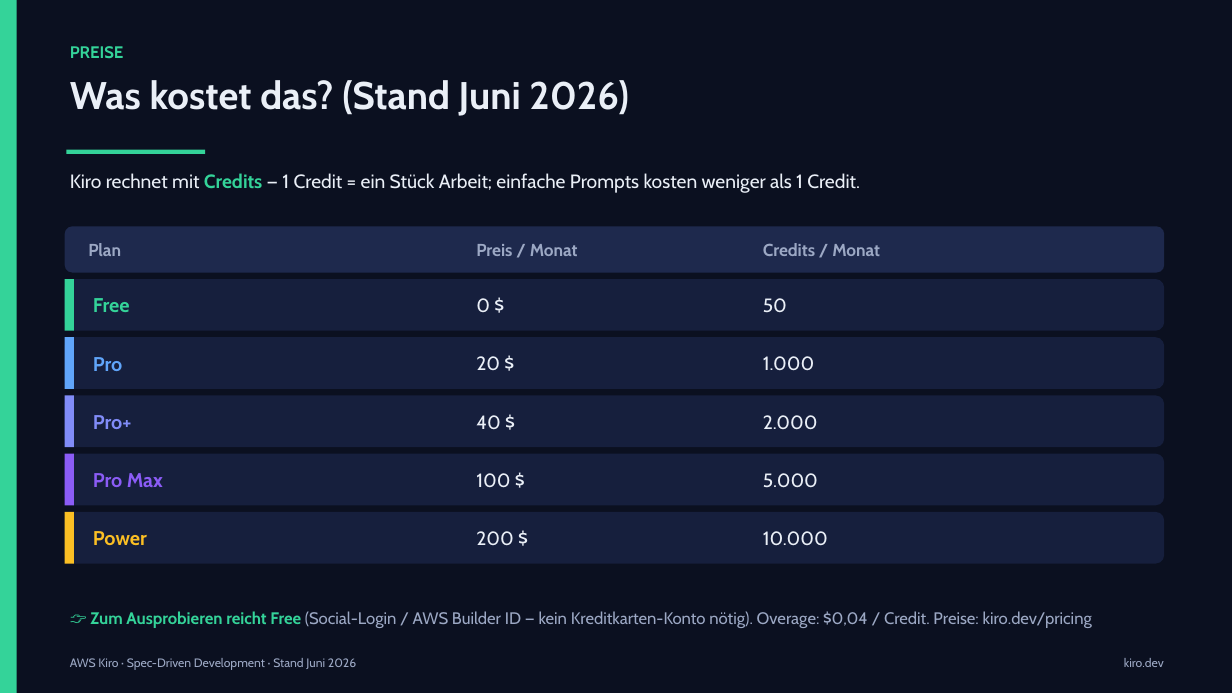
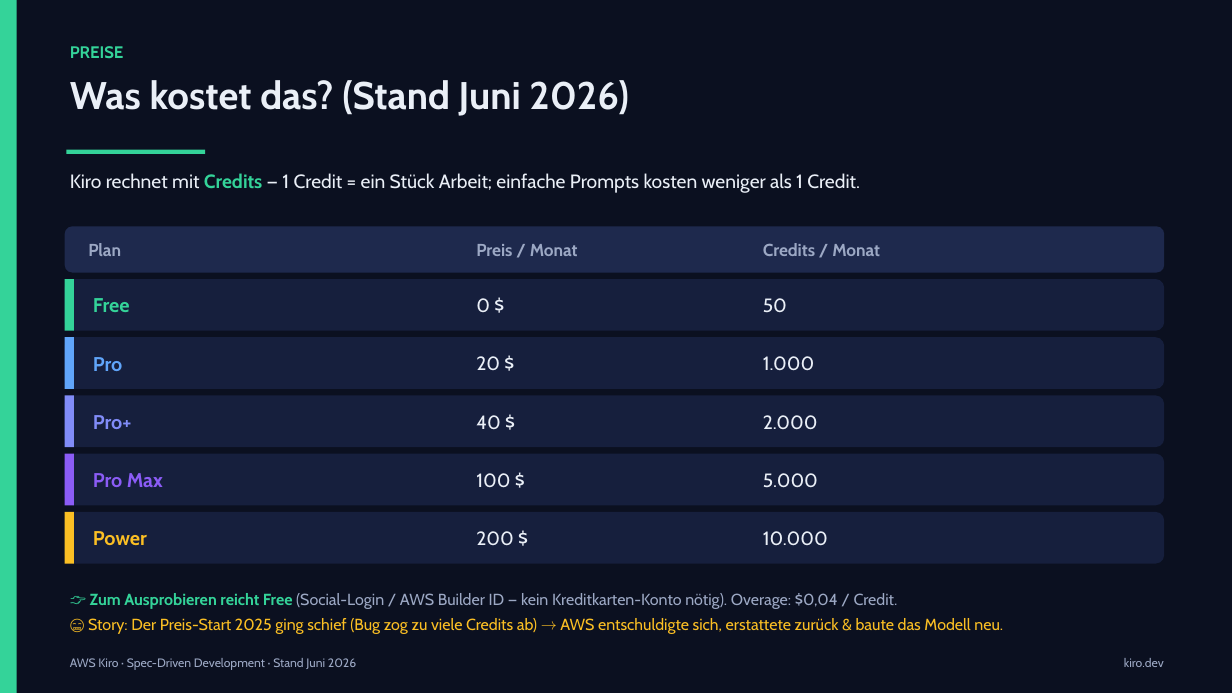
Before and after one commit to ANcpLua/Optional-Home-Exercise-Tools-Corner, a slide deck: slide 8 of Kiro_IDE_Orchestrator_2026_Jugend.pptx. Drawn at 1232x693 pixels with LibreOffice and Linux fonts; fonts in the diff are those of the drawing. Boxes give left, top, right and bottom in pixels: in the first picture for what was removed or moved away, otherwise in the second. Text is boxed around its words. In the diff, an @@ line names an element or a change of style, - is before the commit and + after.

```diff
--- a/Kiro_IDE_Orchestrator_2026_Jugend.pptx
+++ b/Kiro_IDE_Orchestrator_2026_Jugend.pptx
@@ text at [88,593,1003,634]: text changed; size 13 to 12.5 pt; text colour #9CA8C4 to #FBBF24 @@
-👉 Zum Ausprobieren reicht Free (Social-Login / AWS Builder ID — kein Kreditkarten-Konto nötig). Overage: $0,04 / Credit. Preise: kiro.dev/pricing
+👉 Zum Ausprobieren reicht Free (Social-Login / AWS Builder ID — kein Kreditkarten-Konto nötig). Overage: $0,04 / Credit.
+😬 Story: Der Preis-Start 2025 ging schief (Bug zog zu viele Credits ab) → AWS entschuldigte sich, erstattete zurück & baute das Modell neu.
```
Also in this commit, not shown: 3 other files.
